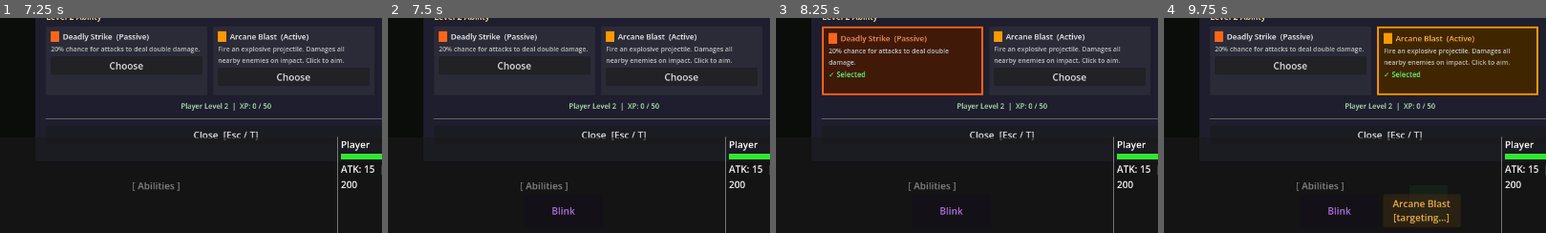
Above: before the commit, frames 1-4 (left to right).
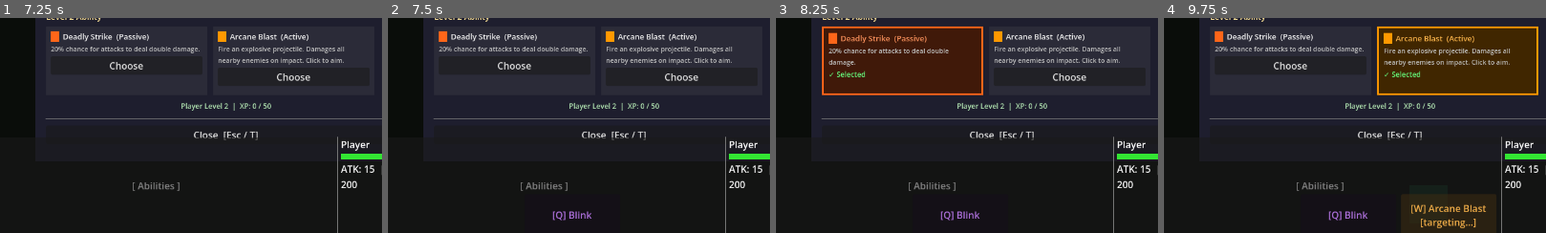
Above: after the commit, the same moments.

Repository: Odin94/Voidcraft
Game: Godot game, scene res://scenes/main/main.tscn
Same seed, same stepped clock (60 frames per second), same inputs: the game is played once before the commit and once after it.
Inputs (mouse positions are % of the whole screen's width and height, from its top left):
- Up to frame 1 (7.25 s): click "★ Skill Tree [T]" at 0.5 s; click "+200 Crystal" at 1.25 s; click "+200 Metal" at 2 s; click "+50 XP" at 2.75 s; click "Forge Crystal: 20 Metal: 25" at 3.5 s; click "Forge Crystal: 20 Metal: 25" at 4.25 s; click "Barracks Crystal: 30 Metal: 15" at 5 s; click "Clinic Crystal: 25 Metal: 10" at 5.75 s; click "Choose" at 6.5 s
- Up to frame 2 (7.5 s): click "Choose" at 7.25 s
- Up to frame 3 (8.25 s): click "Choose" at 8 s
- Up to frame 4 (9.75 s): click "Choose" at 8.75 s; click (54, 95) at 9.5 s, where only the run before the commit has a clickable "Arcane Blast"
The pictures show only the part of the screen within x 20-70%, y 50-100%; the shares and areas given below are measured in that part.

Frame 1 is identical in both runs. In frame 2, 0.3% of the frame differs, in the area x 43-54%, y 88-95%; in frame 3, 0.3%; in frame 4, 1.5%, in the area x 43-85%, y 84-98%.

Commit message:
Add ability hotkeys

Diff:
--- a/scenes/player/player_input.gd
+++ b/scenes/player/player_input.gd
@@ -2,6 +2,8 @@
 extends Node
 ## Routes mouse/keyboard input to player commands and selection events.
 ## Owns attack-move mode and selected-entity tracking for input routing.
+
+const ABILITY_HOTKEYS: Array = [KEY_Q, KEY_W, KEY_E, KEY_R, KEY_F, KEY_G]
 
 var _player: CharacterBody2D
 var _combat: PlayerCombat
@@ -53,6 +55,16 @@
 			_player.cancel_ability_targeting()
 			get_viewport().set_input_as_handled()
 		return  # Consume all other input while targeting
+
+	# Ability hotkeys Q/W/E/R/…
+	if event is InputEventKey and event.pressed and not event.echo:
+		for i in ABILITY_HOTKEYS.size():
+			if event.physical_keycode == ABILITY_HOTKEYS[i]:
+				var skills: Array = SkillTree.get_active_skills()
+				if i < skills.size():
+					_trigger_ability(skills[i])
+					get_viewport().set_input_as_handled()
+				return
 
 	# Enter attack-move mouse state (only when player itself is selected)
 	if event.is_action_pressed("attack_move") and _selected_entity == _player:
@@ -148,6 +160,12 @@
 		print("[Player] right_click → moving to %s" % str(click_pos.snapped(Vector2.ONE)))
 		_player.queue_move_to(click_pos)
 
+func _trigger_ability(skill) -> void:
+	if _player._targeting_ability == skill:
+		_player.cancel_ability_targeting()
+	elif skill.can_activate():
+		_player.start_ability_targeting(skill)
+
 func _exit_attack_move_mode() -> void:
 	_attack_move_mode = false
 	Input.set_default_cursor_shape(Input.CURSOR_ARROW)
--- a/scenes/skills/skill_tree_manager.gd
+++ b/scenes/skills/skill_tree_manager.gd
@@ -89,10 +89,12 @@
 		if pick >= 0 and _skill_instances.has(level):
 			_skill_instances[level].apply_to_player(_player)
 
-## Returns live instances of non-passive (active) skills.
+## Returns live instances of non-passive (active) skills, sorted by level (ascending).
 func get_active_skills() -> Array:
 	var result: Array = []
-	for level in _skill_instances:
+	var levels: Array = _skill_instances.keys()
+	levels.sort()
+	for level in levels:
 		var skill = _skill_instances[level]
 		if skill != null and not skill.is_passive:
 			result.append(skill)
--- a/scenes/skills/skill_tree_ui.gd
+++ b/scenes/skills/skill_tree_ui.gd
@@ -230,6 +230,10 @@
 	if event.is_action_pressed("cancel"):
 		visible = false
 		get_viewport().set_input_as_handled()
+	elif event is InputEventKey and event.pressed and not event.echo:
+		if event.physical_keycode == KEY_T:
+			visible = false
+			get_viewport().set_input_as_handled()
 
 func _on_skill_changed(_level: int, _option: int) -> void:
 	if visible:
--- a/scenes/ui/hud.gd
+++ b/scenes/ui/hud.gd
@@ -40,7 +40,10 @@
 func _unhandled_input(event: InputEvent) -> void:
 	if event is InputEventKey and event.pressed and not event.echo:
 		if event.physical_keycode == KEY_T and GameManager.current_state == GameManager.GameState.HOME:
-			_open_skill_tree()
+			if _skill_tree_ui != null and _skill_tree_ui.visible:
+				_skill_tree_ui.visible = false
+			else:
+				_open_skill_tree()
 			get_viewport().set_input_as_handled()
 
 # ── Setup ──────────────────────────────────────────────────────────────────────
@@ -113,12 +116,16 @@
 func _on_active_abilities_changed(_abilities: Array) -> void:
 	_rebuild_ability_buttons()
 
+const ABILITY_HOTKEY_LABELS: Array = ["Q", "W", "E", "R", "F", "G"]
+
 func _rebuild_ability_buttons() -> void:
 	for child in _abilities_bar.get_children():
 		child.queue_free()
-	for skill in SkillTree.get_active_skills():
+	var skills: Array = SkillTree.get_active_skills()
+	for i in skills.size():
+		var skill = skills[i]
 		var btn := Button.new()
-		btn.custom_minimum_size = Vector2(130, 50)
+		btn.custom_minimum_size = Vector2(160, 70)
 		btn.mouse_filter = Control.MOUSE_FILTER_STOP
 		var c: Color = skill.icon_color
 		btn.modulate = Color(c.r * 0.7 + 0.3, c.g * 0.7 + 0.3, c.b * 0.7 + 0.3, 1.0)
@@ -135,16 +142,18 @@
 	for i in skills.size():
 		var btn: Button = btns[i]
 		var skill = skills[i]
+		var hotkey: String = ABILITY_HOTKEY_LABELS[i] if i < ABILITY_HOTKEY_LABELS.size() else ""
+		var prefix: String = "[%s] " % hotkey if hotkey else ""
 		var cd: float = skill.get_cooldown_remaining()
 		var is_targeting: bool = (is_instance_valid(_player) and _player._targeting_ability == skill)
 		if cd > 0.0:
-			btn.text = "%s\n%.1fs" % [skill.display_name, cd]
+			btn.text = "%s%s\n%.1fs" % [prefix, skill.display_name, cd]
 			btn.disabled = true
 		elif is_targeting:
-			btn.text = "%s\n[targeting…]" % skill.display_name
+			btn.text = "%s%s\n[targeting…]" % [prefix, skill.display_name]
 			btn.disabled = false
 		else:
-			btn.text = skill.display_name
+			btn.text = "%s%s" % [prefix, skill.display_name]
 			btn.disabled = false
 
 func _on_ability_button_pressed(skill) -> void:
